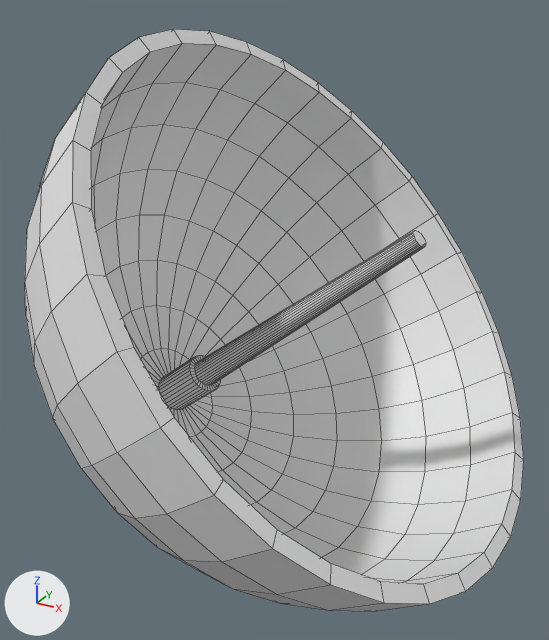
A saved change to the FBX model Assets/Art/Models/SatelliteDish.fbx.
Both versions are drawn from a 50 mm lens placed at (1.072, -1.448, 3.227), pointed at (0.166, 0.199, 2.404). Lighting does not change. The marker at lower left points along +X, +Y and +Z. Mesh edges are drawn as thin lines. Where no turn or scale is listed for an object, it has been applied to the vertices.
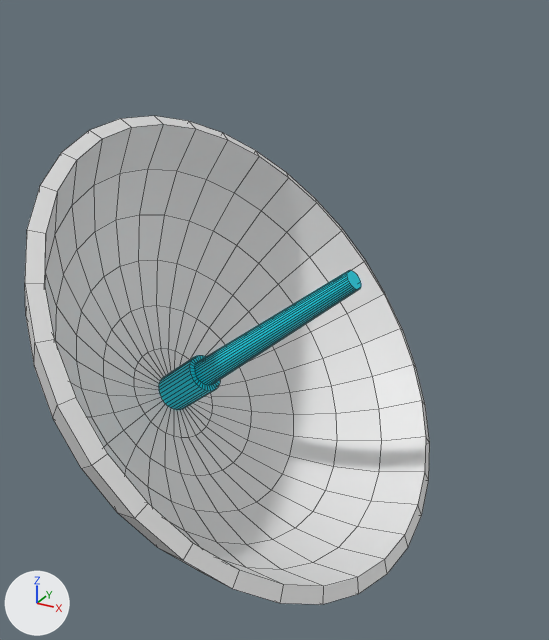
Boxes [x1, y1, x2, y2] around the edits, measured in the pictures (549 x 640 px; the box of a moved part takes in the faces that stretch with it):
'Sphere', reshaped (19% narrower, 16% shorter): before [25, 29, 524, 611]; after [25, 116, 430, 604]
part 1 of me_sphere, cut back: before [25, 29, 524, 611]; after [25, 116, 430, 604]
part 2 of me_sphere, moved or reshaped: before [195, 230, 426, 385]; after [195, 270, 361, 385]
part 3 of me_sphere, recoloured (white to cyan): [159, 355, 220, 410] in both

The change in detail:
Material 'Material.001' (mat_material_001) is new.
Its base color is (0.8, 0.8, 0.8) (white #e7e7e7).
Material 'Material.002' (mat_material_002) is new.
Its base color is (0.0, 0.66, 0.8) (cyan #00d4e7).
me_sphere is used by ob_sphere; location (-0.236, 0.23, 3.035).
me_sphere had 661 vertices, 653 faces and spanned x -0.19..1.08, y -0.78..0.78, z -1.32..0.09.
me_sphere now has 533 vertices, 525 faces and spans x -0.19..0.81, y -0.72..0.72, z -1.32..-0.14.
Part 1, on me_sphere:
128 vertices are removed from x -0.02..1.08, y -0.78..0.78, z -1.2..0.09.
160 faces are deleted.
32 new faces join them, mat_material_001 (white #e7e7e7).
Part 2, on me_sphere:
11 vertices in x 0.76..0.79, y -0.02..0.02, z -0.37..-0.34 move by (-0.16, 0.0, -0.13).
9 vertices in x 0.78..0.79, y -0.02..0.02, z -0.37..-0.36 move by (-0.16, 0.0, -0.14).
4 vertices in x 0.76..0.78, y 0.01..0.02, z -0.36..-0.34 move by (-0.16, 0.01, -0.13).
8 vertices move from x 0.77..0.79, y -0.02..0.02, z -0.37..-0.34 to x 0.6..0.63, y -0.03..0.03, z -0.51..-0.48.
me_sphere part 3: 108 faces spanning x -0.1..0.63, y -0.11..0.11, z -1.32..-0.47 switch from no material to mat_material_002 (cyan #00d4e7).
me_sphere now uses material mat_material_001 (white #e7e7e7).
